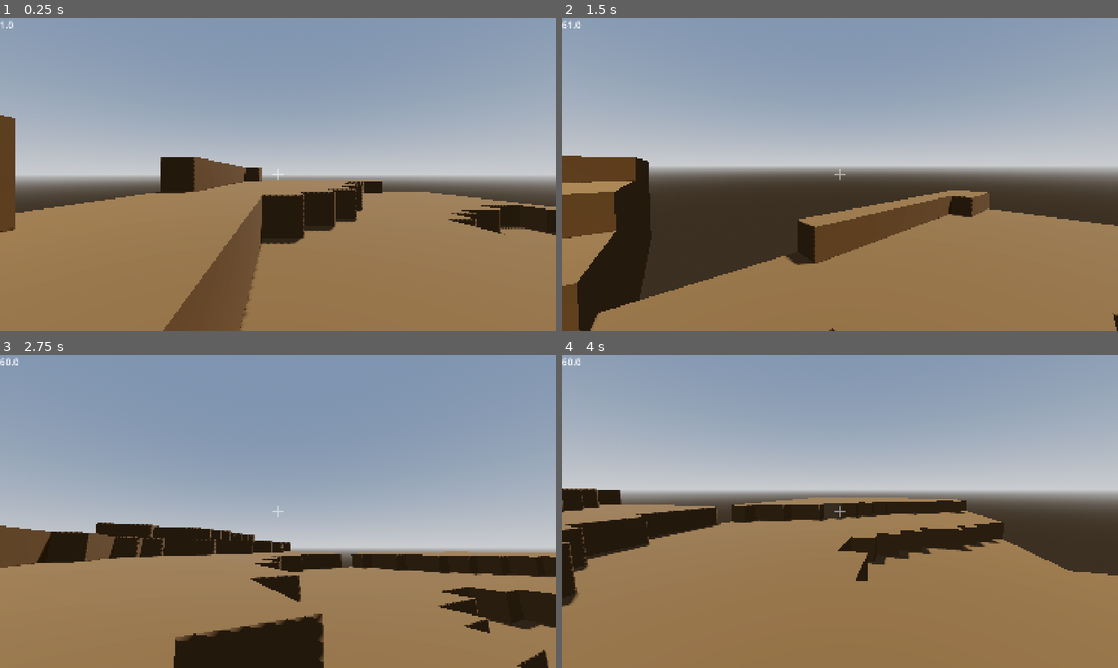
Above: before the commit, frames 1-4 (two rows, left to right).
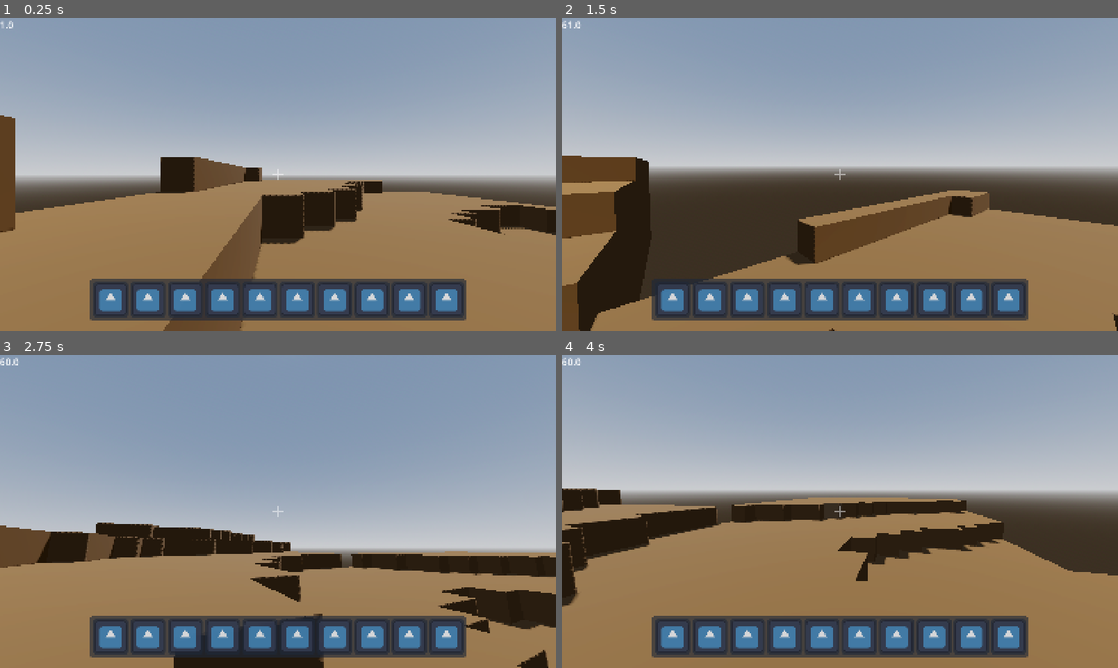
Above: after the commit, the same moments.

Repository: PixelSaver/PlacePixels
Game: Godot game, scene res://scriptsnscenes/main.tscn
Two runs of this game, one before a commit and one after it. Both use one fixed random seed, a clock stepped at 60 frames per second and the inputs below. The engine's default icon, where the game draws it, is replaced by a stand-in: a white triangle on a blue panel in a dark square.
Inputs (mouse positions are in pixels of both pictures, inside the frame that each line leads up to):
- Up to frame 1 (0.25 s): no input
- Up to frame 2 (1.5 s): tap Enter at 0.5 s; move the mouse to (867, 174) at 0.52 s; hold W (up) from 0.53 s (still down); click (867, 174) at 0.6 s; tap Space (jump) at 0.77 s; move the mouse to (812, 174) at 1.27 s; right-click (812, 174) at 1.35 s
- Up to frame 3 (2.75 s): keep holding W (up); tap Space (jump) at 1.52 s; move the mouse to (289, 505) at 2.02 s; click (289, 505) at 2.1 s
- Up to frame 4 (4 s): keep holding W (up); move the mouse to (834, 517) at 2.77 s; right-click (834, 517) at 2.85 s; tap Space (jump) at 3.02, 3.77 s; move the mouse to (878, 514) at 3.52 s; click (878, 514) at 3.6 s

The runs differ from the first frame. In frame 1, 9.0% of the frame differs, in the area x 16-84%, y 83-97%; in frame 2, 8.9%; in frame 3, 9.0%; in frame 4, 9.0%.

Commit message:
Add inventory and hotbar slots and scenes with animations for scrolling between then

Diff:
--- a/assets/theme.tres
+++ b/assets/theme.tres
@@ -1,4 +1,17 @@
-[gd_resource type="Theme" format=3 uid="uid://6wph4wsx27ki"]
+[gd_resource type="Theme" load_steps=2 format=3 uid="uid://6wph4wsx27ki"]
+
+[sub_resource type="StyleBoxFlat" id="StyleBoxFlat_y61vb"]
+bg_color = Color(0.121, 0.15730001, 0.22, 0.6431373)
+corner_radius_top_left = 10
+corner_radius_top_right = 10
+corner_radius_bottom_right = 10
+corner_radius_bottom_left = 10
 
 [resource]
 default_font_size = 30
+HBoxContainer/constants/separation = 6
+MarginContainer/constants/margin_bottom = 10
+MarginContainer/constants/margin_left = 10
+MarginContainer/constants/margin_right = 10
+MarginContainer/constants/margin_top = 10
+Panel/styles/panel = SubResource("StyleBoxFlat_y61vb")
--- a/scriptsnscenes/blocks/block_ids.gd
+++ b/scriptsnscenes/blocks/block_ids.gd
@@ -3,5 +3,7 @@
 # Run tools/generate_block_constants.gd to regenerate
 class_name BlockIDs
 
+const RANGE = 2
+
 const AIR = 0
 const DIRT = 1
--- /dev/null
+++ b/scriptsnscenes/ui/hotbar/hotbar_inv.gd
@@ -0,0 +1,31 @@
+extends Panel
+class_name HotbarInventorySlot
+
+@export var texture_rect : TextureRect
+@export var highlight_mod : Control
+var duration := 0.5
+var t : Tween
+
+func _ready() -> void:
+	self.pivot_offset = size/2.
+	unhover_anim()
+
+func display_block(block_id:int):
+	if block_id >= BlockIDs.RANGE: return
+	BlockRegistry.get_block_by_id(block_id)
+
+func hover_anim():
+	if t: t.kill()
+	t = create_tween().set_ease(Tween.EASE_OUT)
+	t.set_parallel(true).set_trans(Tween.TRANS_QUINT)
+	t.tween_property(highlight_mod, "modulate:a", 1., duration)
+	t.tween_property(self, "scale", Vector2.ONE * 1.1, duration)
+	t.tween_property(texture_rect, "modulate:a", 1., duration)
+
+func unhover_anim():
+	if t: t.kill()
+	t = create_tween().set_ease(Tween.EASE_OUT)
+	t.set_parallel(true).set_trans(Tween.TRANS_QUINT)
+	t.tween_property(highlight_mod, "modulate:a", .0, duration)
+	t.tween_property(self, "scale", Vector2.ONE, duration)
+	t.tween_property(texture_rect, "modulate:a", 0.8, duration)
--- /dev/null
+++ b/scriptsnscenes/ui/hotbar/hotbar_inv.tscn
@@ -0,0 +1,51 @@
+[gd_scene load_steps=4 format=3 uid="uid://dh1r24enx1ol2"]
+
+[ext_resource type="Script" uid="uid://3frw1xfttdiu" path="res://scriptsnscenes/ui/hotbar/hotbar_inv.gd" id="1_jbx1k"]
+[ext_resource type="Texture2D" uid="uid://nrec2o2hvban" path="res://icon.svg" id="1_k6rx2"]
+
+[sub_resource type="StyleBoxFlat" id="StyleBoxFlat_jbx1k"]
+bg_color = Color(1, 1, 1, 0.28235295)
+corner_radius_top_left = 10
+corner_radius_top_right = 10
+corner_radius_bottom_right = 10
+corner_radius_bottom_left = 10
+
+[node name="Inv1" type="Panel" node_paths=PackedStringArray("texture_rect", "highlight_mod")]
+custom_minimum_size = Vector2(110, 110)
+script = ExtResource("1_jbx1k")
+texture_rect = NodePath("Control/MarginContainer/TextureRect")
+highlight_mod = NodePath("ColorRect")
+
+[node name="ColorRect" type="Panel" parent="."]
+layout_mode = 1
+anchors_preset = 15
+anchor_right = 1.0
+anchor_bottom = 1.0
+grow_horizontal = 2
+grow_vertical = 2
+theme_override_styles/panel = SubResource("StyleBoxFlat_jbx1k")
+
+[node name="Control" type="Control" parent="."]
+layout_mode = 1
+anchors_preset = 15
+anchor_right = 1.0
+anchor_bottom = 1.0
+grow_horizontal = 2
+grow_vertical = 2
+
+[node name="MarginContainer" type="MarginContainer" parent="Control"]
+layout_mode = 1
+anchors_preset = 15
+anchor_right = 1.0
+anchor_bottom = 1.0
+grow_horizontal = 2
+grow_vertical = 2
+theme_override_constants/margin_left = 5
+theme_override_constants/margin_top = 5
+theme_override_constants/margin_right = 5
+theme_override_constants/margin_bottom = 5
+
+[node name="TextureRect" type="TextureRect" parent="Control/MarginContainer"]
+layout_mode = 2
+texture = ExtResource("1_k6rx2")
+expand_mode = 3
--- a/scriptsnscenes/ui/ui.gd
+++ b/scriptsnscenes/ui/ui.gd
@@ -1,6 +1,30 @@
 extends CanvasLayer
 
 @export var fps_label : RichTextLabel
+@export_category("Hotbar")
+@export var hotbar_inv_cont : Container
+var hotbar_inv_slots : Array[HotbarInventorySlot] = []
+var hover_idx : int = 0
+
+func _ready() -> void:
+	for child in hotbar_inv_cont.get_children():
+		if child is HotbarInventorySlot:
+			hotbar_inv_slots.append(child)
+
+func _input(event: InputEvent) -> void:
+	if event is InputEventMouseButton and event.pressed:
+		var prev_slot = hotbar_inv_slots[hover_idx]
+
+		if event.button_index == MOUSE_BUTTON_WHEEL_DOWN:
+			hover_idx += 1
+		elif event.button_index == MOUSE_BUTTON_WHEEL_UP:
+			hover_idx -= 1
+
+		hover_idx = wrapi(hover_idx, 0, hotbar_inv_slots.size())
+
+		var slot = hotbar_inv_slots[hover_idx]
+		slot.hover_anim()
+		prev_slot.unhover_anim()
 
 func _process(_delta: float) -> void:
 	fps_label.text = str(Engine.get_frames_per_second())
--- a/scriptsnscenes/ui/ui.tscn
+++ b/scriptsnscenes/ui/ui.tscn
@@ -1,12 +1,14 @@
-[gd_scene load_steps=4 format=3 uid="uid://bpfttyvlreu3a"]
+[gd_scene load_steps=5 format=3 uid="uid://bpfttyvlreu3a"]
 
 [ext_resource type="Script" uid="uid://mrmx8c7gdlq8" path="res://scriptsnscenes/ui/ui.gd" id="1_nfa55"]
 [ext_resource type="Theme" uid="uid://6wph4wsx27ki" path="res://assets/theme.tres" id="2_qyfhn"]
 [ext_resource type="Texture2D" uid="uid://b42qygbwajarx" path="res://assets/images/homemade_crosshair.png" id="3_4tcmo"]
+[ext_resource type="PackedScene" uid="uid://dh1r24enx1ol2" path="res://scriptsnscenes/ui/hotbar/hotbar_inv.tscn" id="4_3p38e"]
 
-[node name="UI" type="CanvasLayer" node_paths=PackedStringArray("fps_label")]
+[node name="UI" type="CanvasLayer" node_paths=PackedStringArray("fps_label", "hotbar_inv_cont")]
 script = ExtResource("1_nfa55")
 fps_label = NodePath("Control/RichTextLabel")
+hotbar_inv_cont = NodePath("Control/CenterContainer2/Panel/MarginContainer/HBoxContainer")
 
 [node name="Control" type="Control" parent="."]
 layout_mode = 3
@@ -41,3 +43,54 @@
 offset_right = 181.0
 offset_bottom = 74.0
 fit_content = true
+
+[node name="CenterContainer2" type="CenterContainer" parent="Control"]
+layout_mode = 1
+anchors_preset = -1
+anchor_top = 0.8
+anchor_right = 1.0
+anchor_bottom = 1.0
+grow_horizontal = 2
+grow_vertical = 2
+
+[node name="Panel" type="Panel" parent="Control/CenterContainer2"]
+custom_minimum_size = Vector2(1170, 130)
+layout_mode = 2
+
+[node name="MarginContainer" type="MarginContainer" parent="Control/CenterContainer2/Panel"]
+layout_mode = 0
+offset_right = 40.0
+offset_bottom = 40.0
+
+[node name="HBoxContainer" type="HBoxContainer" parent="Control/CenterContainer2/Panel/MarginContainer"]
+layout_mode = 2
+
+[node name="Inv1" parent="Control/CenterContainer2/Panel/MarginContainer/HBoxContainer" instance=ExtResource("4_3p38e")]
+layout_mode = 2
+
+[node name="Inv2" parent="Control/CenterContainer2/Panel/MarginContainer/HBoxContainer" instance=ExtResource("4_3p38e")]
+layout_mode = 2
+
+[node name="Inv3" parent="Control/CenterContainer2/Panel/MarginContainer/HBoxContainer" instance=ExtResource("4_3p38e")]
+layout_mode = 2
+
+[node name="Inv4" parent="Control/CenterContainer2/Panel/MarginContainer/HBoxContainer" instance=ExtResource("4_3p38e")]
+layout_mode = 2
+
+[node name="Inv5" parent="Control/CenterContainer2/Panel/MarginContainer/HBoxContainer" instance=ExtResource("4_3p38e")]
+layout_mode = 2
+
+[node name="Inv6" parent="Control/CenterContainer2/Panel/MarginContainer/HBoxContainer" instance=ExtResource("4_3p38e")]
+layout_mode = 2
+
+[node name="Inv7" parent="Control/CenterContainer2/Panel/MarginContainer/HBoxContainer" instance=ExtResource("4_3p38e")]
+layout_mode = 2
+
+[node name="Inv8" parent="Control/CenterContainer2/Panel/MarginContainer/HBoxContainer" instance=ExtResource("4_3p38e")]
+layout_mode = 2
+
+[node name="Inv9" parent="Control/CenterContainer2/Panel/MarginContainer/HBoxContainer" instance=ExtResource("4_3p38e")]
+layout_mode = 2
+
+[node name="Inv10" parent="Control/CenterContainer2/Panel/MarginContainer/HBoxContainer" instance=ExtResource("4_3p38e")]
+layout_mode = 2
--- a/tool_scripts/gen_block_constants.gd
+++ b/tool_scripts/gen_block_constants.gd
@@ -32,8 +32,11 @@
 		"# AUTO-GENERATED — DO NOT EDIT MANUALLY",
 		"# Run tools/generate_block_constants.gd to regenerate",
 		"class_name BlockIDs",
+		"",
+		"const RANGE = %d" % blocks.size(),
 		""
 	]
+
 
 	for block in blocks:
 		var const_name: String = block.block_name.strip_edges().to_upper().replace(" ", "_")
Not shown, added: scriptsnscenes/ui/hotbar/hotbar_inv.gd.uid
